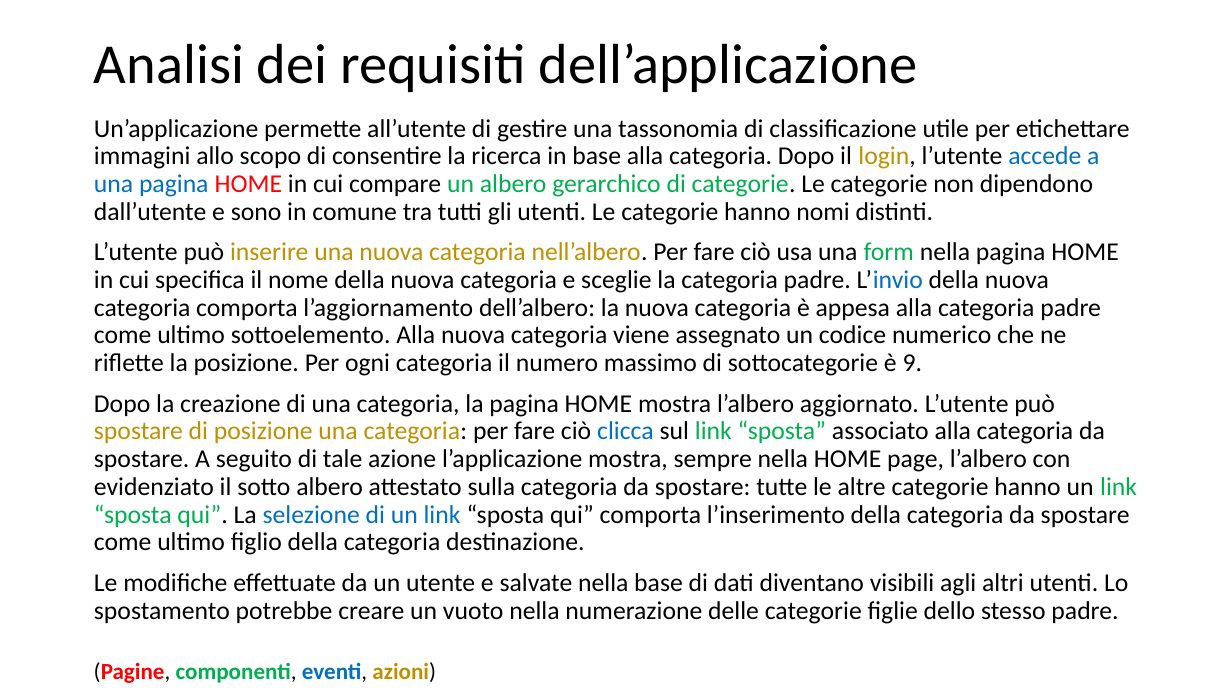
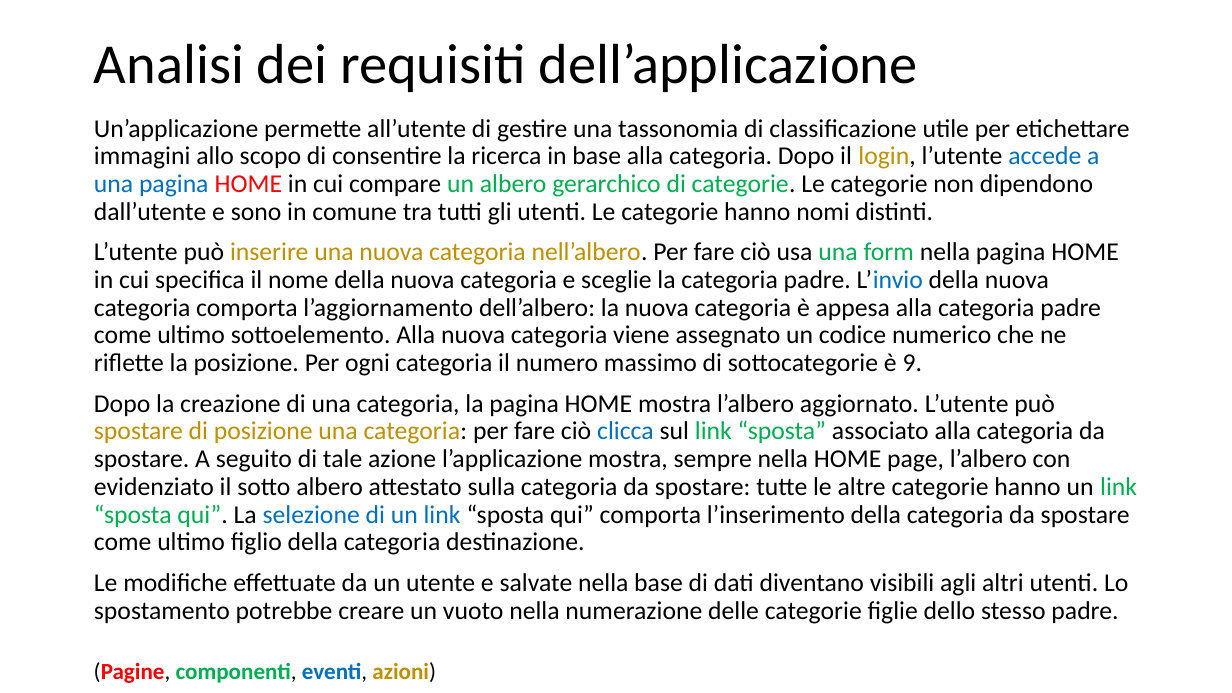
Before and after one commit to Trixyz28/TIW-ImgCatalog, a slide deck: slide 7 of Documents/TIWProject.pptx. Drawn at 1232x693 pixels with LibreOffice and Linux fonts; fonts in the diff are those of the drawing. Boxes give left, top, right and bottom in pixels: in the first picture for what was removed or moved away, otherwise in the second. Text is boxed around its words. In the diff, an @@ line names an element or a change of style, - is before the commit and + after.

Commit message:
Login done & HomePage init

```diff
--- a/Documents/TIWProject.pptx
+++ b/Documents/TIWProject.pptx
@@ text at [94,242,1119,376]: text colour #000000 to #00B050 in "una" @@
```
Also in this commit, not shown: 2 other slides changed, 2 slides added, 11 other files.
